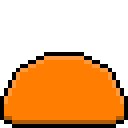
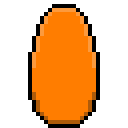
Before/after of a 128px x 128px layered artwork. What changed in the layer stack:
hid "Idle1" over <box>0,52,128,128</box>
showed "Jump6" over <box>28,4,100,128</box>
